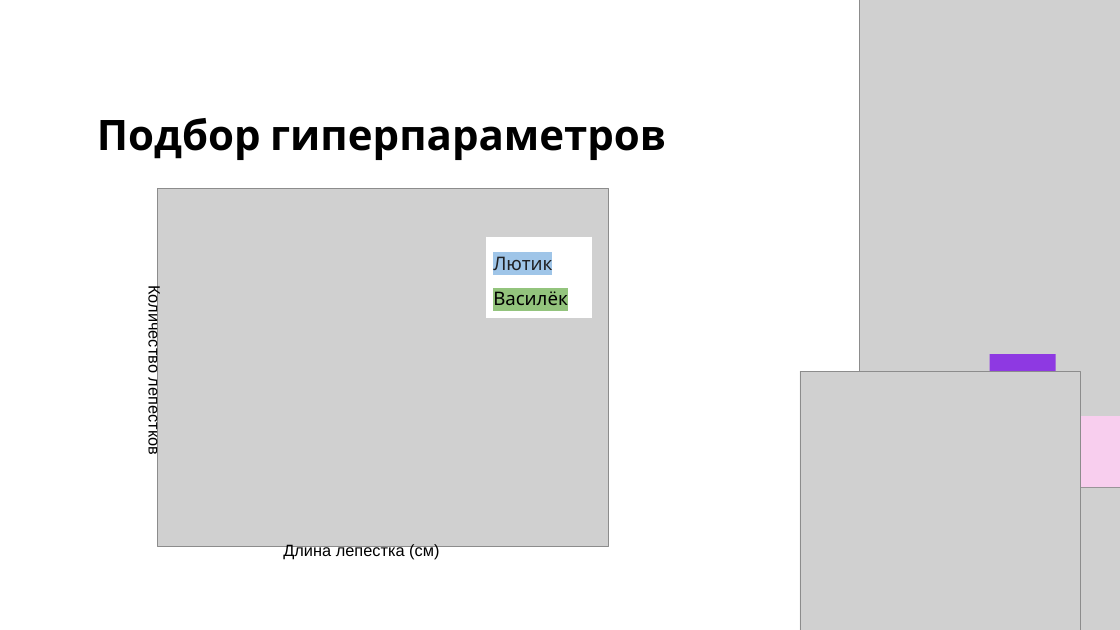
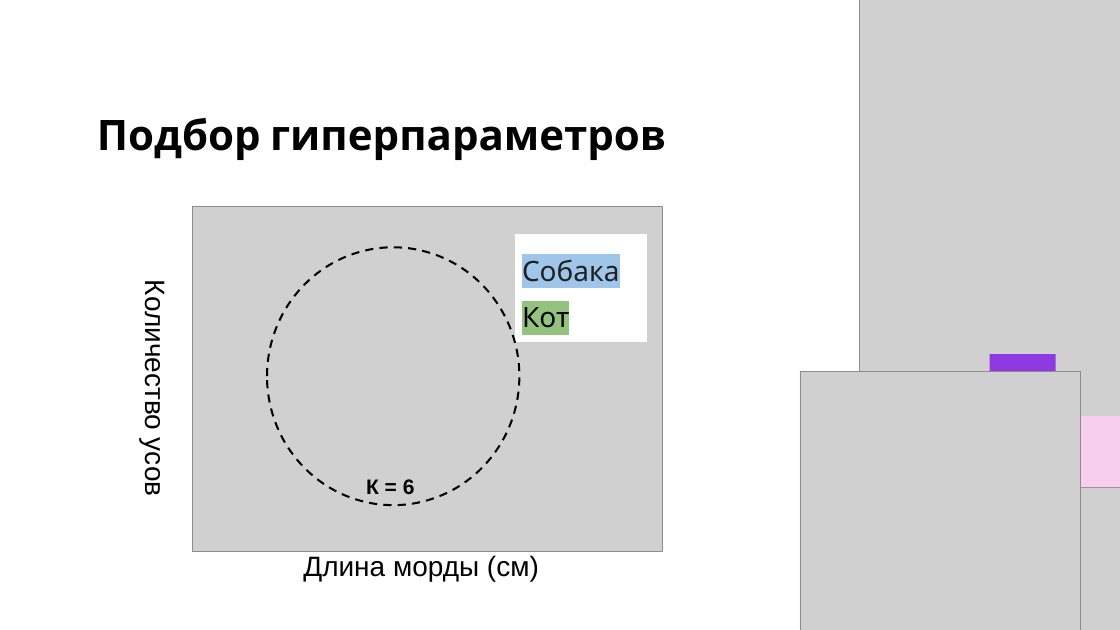
Before and after one commit to Ulatel/course_tsu_2026, a slide deck: slide 75 of Модуль 1. Введение в ML/1_Лекция.pptx. Drawn at 1120x630 pixels with LibreOffice and Linux fonts; fonts in the diff are those of the drawing; grey boxes stand for pictures. Boxes give left, top, right and bottom in pixels: in the first picture for what was removed or moved away, otherwise in the second. Text is boxed around its words. In the diff, an @@ line names an element or a change of style, - is before the commit and + after.

```diff
--- a/Модуль 1. Введение в ML/1_Лекция.pptx
+++ b/Модуль 1. Введение в ML/1_Лекция.pptx
@@ picture: place and size @@
-picture at [158, 188, 609, 547]
+picture at [192, 207, 662, 552]
@@ table removed at [486, 237, 592, 314], 2 rows, 1 columns @@
-Лютик
-Василёк
@@ table added at [515, 234, 646, 338], 2 rows, 1 columns @@
+Собака
+Кот
@@ ellipse added at [267, 247, 519, 505], outline #000000 1.75 pt dashed @@
@@ text at [139, 297, 170, 495]: text changed; size 14 to 24 pt @@
-Количество лепестков
+Количество усов
@@ text added at [366, 479, 415, 494], 18 pt, text #000000, bold @@
+К = 6
@@ text at [303, 555, 539, 581]: text changed; size 14 to 24 pt @@
-Длина лепестка (см)
+Длина морды (см)
```
Also in this commit, not shown: 5 other slides changed, 4 other files.
